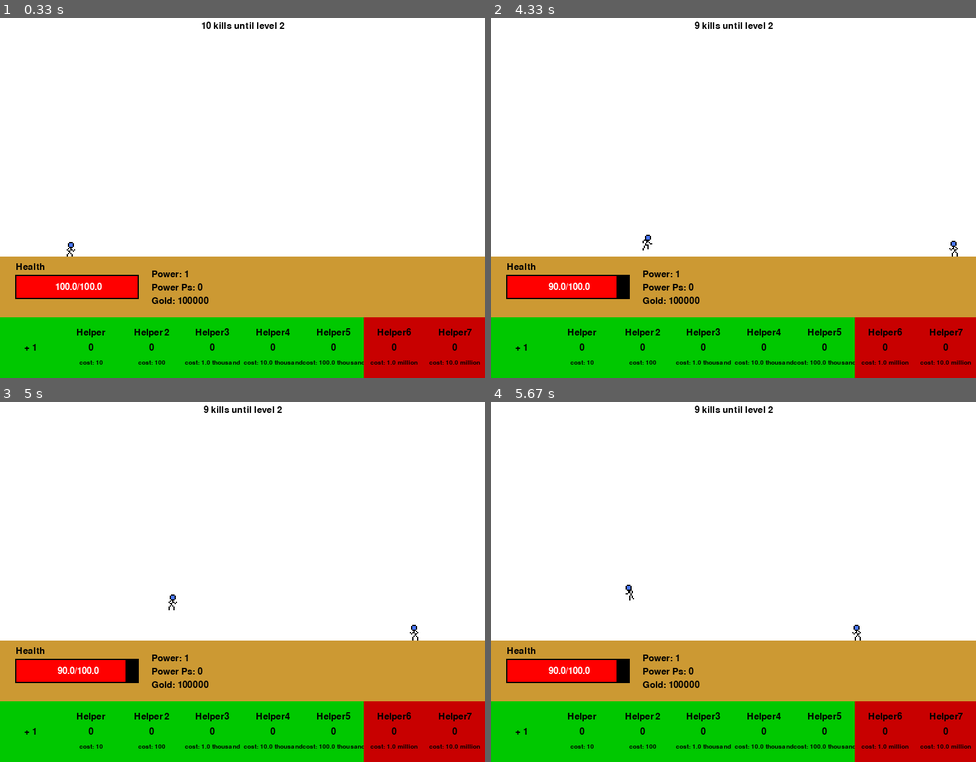
Above: before the commit, frames 1-4 (two rows, left to right).
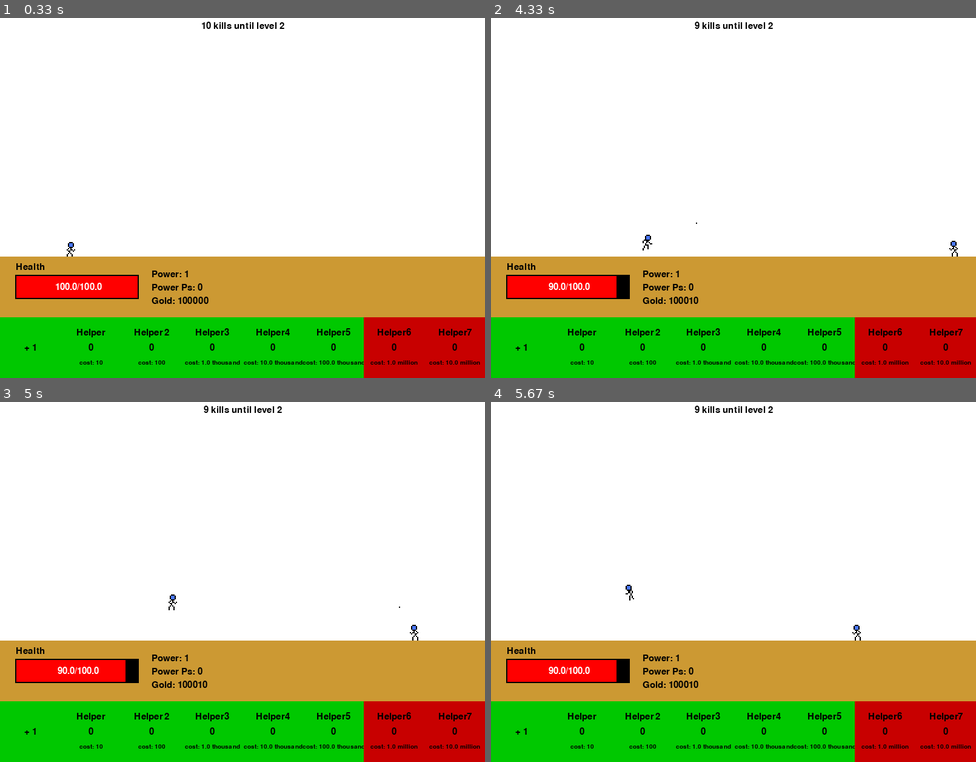
Above: after the commit, the same moments.

Repository: FlipsyDMgclDlfn/PygameGame
Game: pygame game, started from ClickerJumper/main.py
Same seed, same stepped clock (60 frames per second), same inputs: the game is played once before the commit and once after it.
Inputs:
- Up to frame 1 (0.33 s): no input
- Up to frame 2 (4.33 s): hold Shift 0.33-0.8 s; hold D 0.33-0.8 s; hold D 0.83-1.3 s; tap Space at 0.9, 1.2, 1.4, 1.7, 1.9, 2.2, 2.47, 2.77, 2.9, 3.2, 3.57, 3.87, 4.07 s; tap Shift at 0.98, 2.55, 4.15 s; hold D 1.33-1.8 s; hold A 1.83-2.37 s; hold A 2.4-2.8 s; hold D 2.83-3.47 s; hold A 3.5-3.97 s; hold D from 4 s (still down)
- Up to frame 3 (5 s): tap Space at 4.37, 4.57, 4.87 s; release D at 4.47 s; hold D 4.5-4.97 s
- Up to frame 4 (5.67 s): hold A 5-5.53 s; tap Space at 5.07, 5.37, 5.63 s; hold A from 5.57 s (still down)

Frame 1 is identical in both runs. In frame 2, less than 0.1% of the frame differs, in the area x 40-43%, y 56-80%; in frame 3, less than 0.1%; in frame 4, less than 0.1%.

Commit message:
shooting
does nothing yet

Diff:
--- a/ClickerJumper/main.py
+++ b/ClickerJumper/main.py
@@ -33,6 +33,7 @@
 
 gameDisplay = pygame.display.set_mode((display_width,display_height))
 clock = pygame.time.Clock()
+
 class Level:
     def __init__(self,l,p,pinc,pps,g,h1,h2,h3,h4,h5,h6,h7):
 
@@ -43,14 +44,15 @@
         power = p
         powerInc = pinc
         powerPS = pps
-
         gold = g
 
+        bullets = []
         enemies = []
         spawnRate = 122 - (2 * level)
         kills = 0
         player = Player()
 
+        #Helper Stats
         helper = h1
         helperC = 10 + h1*5
 
@@ -74,8 +76,7 @@
 
         down = False
 
-
-
+        ##Game Loop
         while not gameExit:
             pygame.event.pump()
             gameDisplay.fill(white)
@@ -86,6 +87,7 @@
                     quit()
 
                 if event.type == pygame.KEYDOWN:
+
                     if event.key == pygame.K_SPACE:
                         if not player.inAir:
                             player.maxH = 100
@@ -94,30 +96,43 @@
                             player.rise = True
 
                     if event.key == pygame.K_a:
+                        player.face = "Left"
                         player.dx = -4
                         player.walkingL = 1
 
-                    if event.key == pygame.K_d:
+                    elif event.key == pygame.K_d:
+                        player.face = "Right"
                         player.dx = 4
                         player.walkingR = 1
 
                 elif event.type == pygame.KEYUP:
                     player.dx = 0
+
                     if event.key == pygame.K_a:
                         player.playerS = playerImgL
+                        player.face = "Left"
                         player.walking = False
                         player.walkingL = 0
+
                     if event.key == pygame.K_d:
                         player.playerS = playerImgR
+                        player.face = "Right"
                         player.walking = False
                         player.walkingR = 0
 
+                if event.type == pygame.KEYDOWN:
+                    if event.key == pygame.K_LSHIFT:
+                        bullets += [Bullet(player)]
+
+            ##Boarder Testing and Moving
             if player.playerX < 2 and pygame.key.get_pressed()[pygame.K_a]:
                 player.playerX = 0
             elif player.playerX > display_width - 34 and pygame.key.get_pressed()[pygame.K_d]:
                 player.playerX = display_width - 32
             else:
                 player.playerX += player.dx
+
+            ##Walk Left Cycle
             if player.walkingR < 2 and player.walkingR >= 1:
                 player.playerS = playerImgWR1
                 player.walkingR+=.2
@@ -137,7 +152,8 @@
                 player.walkingR = 1
                 player.playerS = playerImgWR6
 
-            if player.walkingL < 2 and player.walkingL >= 1:
+            ##Walk Right Cycle
+            elif player.walkingL < 2 and player.walkingL >= 1:
                 player.playerS = playerImgWL1
                 player.walkingL+=.2
             elif player.walkingL < 3 and player.walkingL >= 1:
@@ -156,6 +172,7 @@
                 player.walkingL = 1
                 player.playerS = playerImgWL6
 
+            ##Jump Cycle
             if player.playerH < player.maxH and player.rise == True:
                 player.playerY -= 2
                 player.playerH += 2
@@ -171,8 +188,7 @@
 
             player.draw()
 
-            ##other screen stuff
-
+            ##Getting Mouse Info
             mouse = pygame.mouse.get_pos()
             click = pygame.mouse.get_pressed()
 
@@ -218,6 +234,7 @@
             textSurf, textRect = text_objects((str(10-kills)+" kills until level "+str(level+1)),smallText,black)
             textRect.center = (display_width/2,20)
             gameDisplay.blit(textSurf, textRect)
+
         ##Bottom Row
             ##Clicker
             if 100 > mouse[0] > 0 and 500+100 > mouse[1] > 500:
@@ -363,34 +380,50 @@
             if click[0] == 1:
                 down = True
 
+            ##Adds PowerPS to Power every second
             if ticks%60 == 0:
                 power += powerPS
-
+            for bullet in bullets:
+                bullet.draw()
+        ##Enemy stuff
+            ##Spwans Enemies
             if (ticks+spawnRate)%(spawnRate*2) == 0:
                 enemies += [Enemy(level,0)]
             if ticks%(spawnRate*2) == 0:
                 enemies += [Enemy(level,1)]
+            #Draws Enemies
             for enemy in enemies:
                 enemy.draw(player)
+            ##What Happens When Enemy Dies
             for enemy in enemies:
                 if enemy.testForDead():
                     kills += 1
+                    gold += 10 * l
                     enemies.remove(enemy)
+            ##What Happens if Enemy Collides With Player
             for enemy in enemies:
                 if enemy.testForHit(player) == True:
                     player.health -= 10 * level
 
-            if kills == 10:
-                print("next level! " + str(level + 1))
-                newLevel = Level(level + 1, power, powerInc, powerPS, gold, helper, helper2, helper3, helper4, helper5, helper6, helper7)
-
+            ##End Game Conditions
+            if player.health <= 0:
+                pygame.quit()
+                quit()
+            ##Health Scales with Power (Numbers might change)
             player.health += 100 * (1 + math.log10(power)) - player.maxHealth
             player.maxHealth = 100 * (1 + math.log10(power))
+
+            ##Level Up
+            if kills >= 10:
+                print("Next level! " + str(level + 1))
+                newLevel = Level(level + 1, power, powerInc, powerPS, gold, helper, helper2, helper3, helper4, helper5, helper6, helper7)
+
 
             ticks += 1
             pygame.display.update()
             clock.tick(60)
 
+##Player Class
 class Player:
     def __init__(self):
         self.playerX = 100
@@ -406,21 +439,27 @@
         self.walking = False
         self.walkingL = 0
         self.walkingR = 0
-
+        self.face = "Right"
+
+    ##Draws Player
     def draw(self):
         gameDisplay.blit(self.playerS,(self.playerX,self.playerY))
 
-
+##Enemy Class
 class Enemy:
     def __init__(self,l,s):
         self.side = s
         self.move = 2
+
         if s == 0:
             self.image = pygame.image.load('pc_fr.png')
         else:
             self.image = pygame.image.load('pc_fl.png')
+
         self.health = 10 * l
         self.x = s*display_width
+
+    #Draws Enemy
     def draw(self,player):
         if self.x > player.playerX:
             self.x -= self.move
@@ -428,21 +467,38 @@
             self.x += self.move
         gameDisplay.blit(self.image,(self.x-8,368))
 
+    ##Tests for Collision with Player
     def testForHit(self, player):
         if self.x > player.playerX - 16 and self.x < player.playerX + 16 and player.playerY + 32 > 368:
             self.health = 0
             return True
         else: return False
 
+    ##Tests if this Enemy is dead
     def testForDead(self):
         if self.health > 0: return False
         else: return True
 
-
+class Bullet:
+    def __init__(self,player):
+        self.d = player.face
+        self.y = player.playerY + 8
+        if self.d == "Right":
+            self.x = player.playerX + 16 + 2
+            self.m = 8
+        else:
+            self.x = player.playerX - 2 -2
+            self.m = - 8
+    def draw(self):
+       pygame.draw.rect(gameDisplay, black,(self.x,self.y,2,2))
+       self.x += self.m
+
+##For Making Text
 def text_objects(text, font, color):
     textSurface = font.render(text, True, color)
     return textSurface, textSurface.get_rect()
 
+#Shortens Numbers
 def suf(x,d):
     for i in range(0,5):
         if x >= 1000:
@@ -466,8 +522,8 @@
         suf = ""
     return(str(round(x,d)) + suf)
 
+##Clicker Bar Buttons
 def button(name, x, number, cost):
-
     smallText = pygame.font.Font("freesansbold.ttf",15)
     textSurf, textRect = text_objects(name, smallText,black)
     textRect.center = ( (x+(100/2)), (500+(100/4)) )
@@ -481,5 +537,5 @@
     textRect.center = ( (x+(100/2)), (500+(3*100/4)) )
     gameDisplay.blit(textSurf, textRect)
 
-
+##l = int(input("What Level Would You Like To Start At?"))
 start = Level(1,1,1,0,100000,0,0,0,0,0,0,0)
